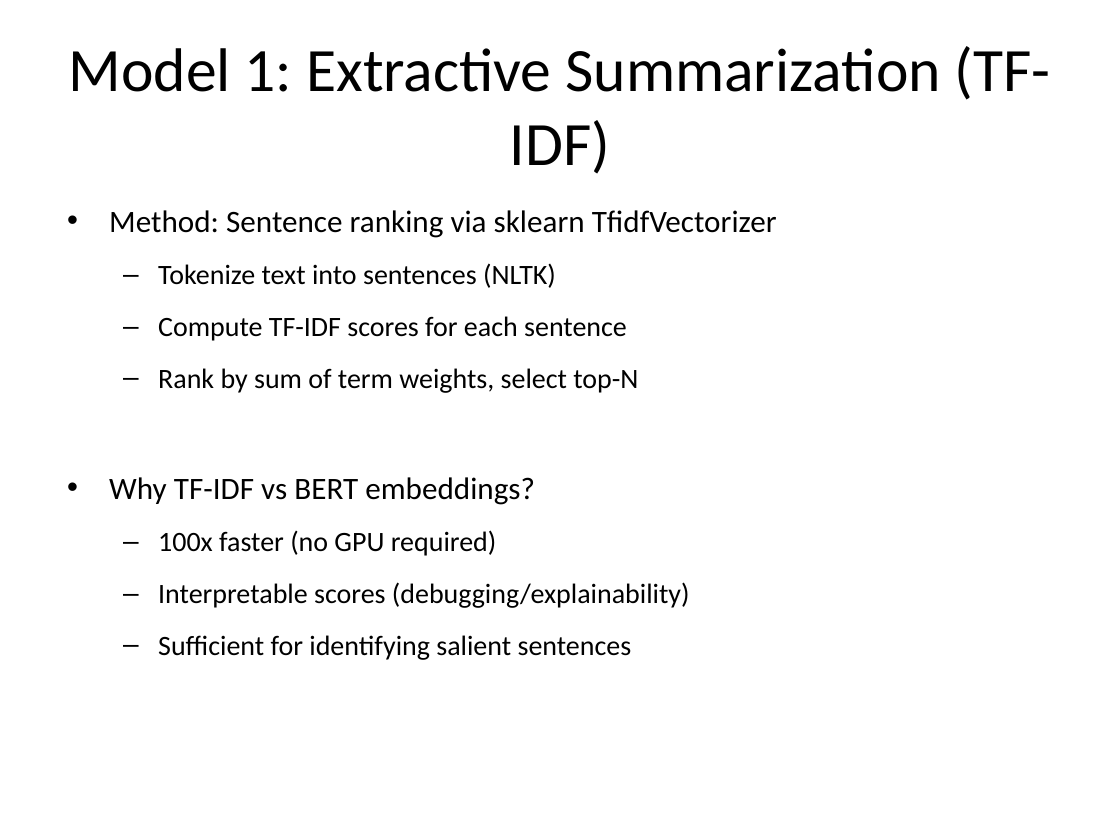
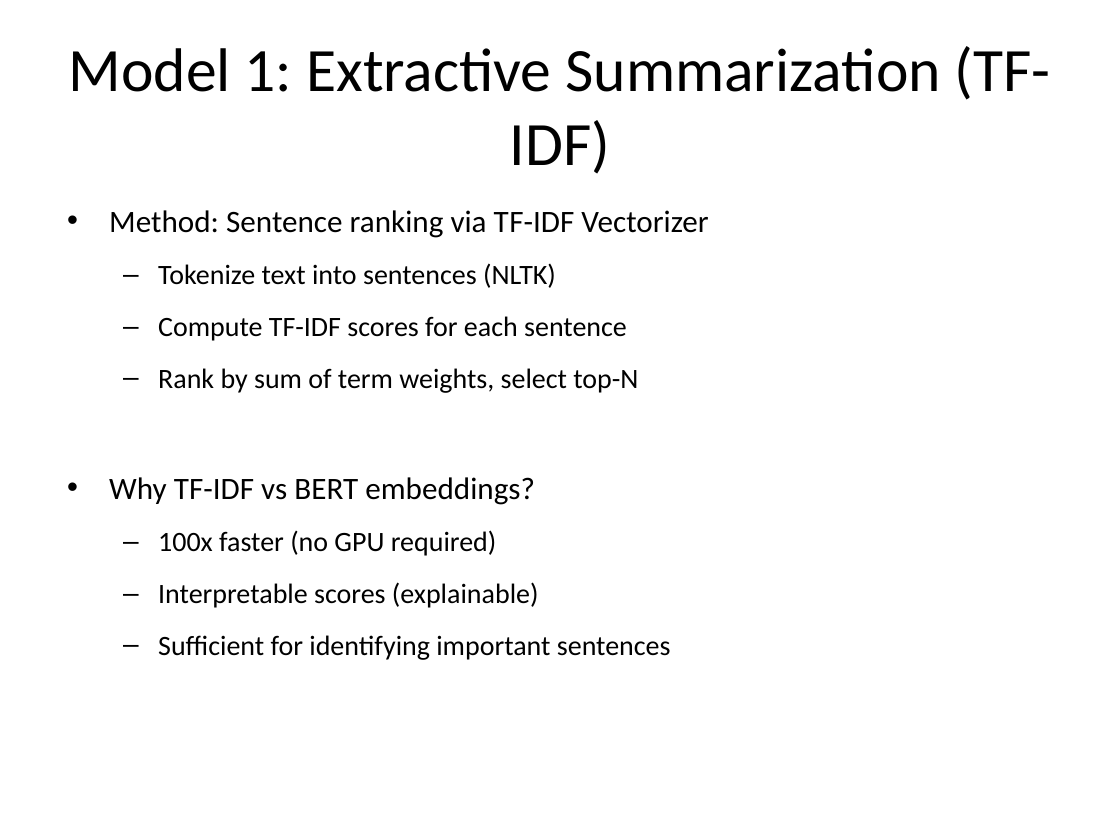
Before and after one commit to Samrwitt/research_summarizer, a slide deck: slide 7 of Research_Summarizer_Project.pptx. Drawn at 1120x840 pixels with LibreOffice and Linux fonts; fonts in the diff are those of the drawing. Boxes give left, top, right and bottom in pixels: in the first picture for what was removed or moved away, otherwise in the second. Text is boxed around its words. In the diff, an @@ line names an element or a change of style, - is before the commit and + after.

Commit message:
push

```diff
--- a/Research_Summarizer_Project.pptx
+++ b/Research_Summarizer_Project.pptx
@@ text at [109, 210, 708, 238]: text changed @@
-• Method: Sentence ranking via sklearn TfidfVectorizer
+• Method: Sentence ranking via TF-IDF Vectorizer
@@ text at [158, 582, 671, 660]: text changed @@
-  – Interpretable scores (debugging/explainability)
-  – Sufficient for identifying salient sentences
+  – Interpretable scores (explainable)
+  – Sufficient for identifying important sentences
```
Also in this commit, not shown: 3 other slides changed, 1 slide added.
